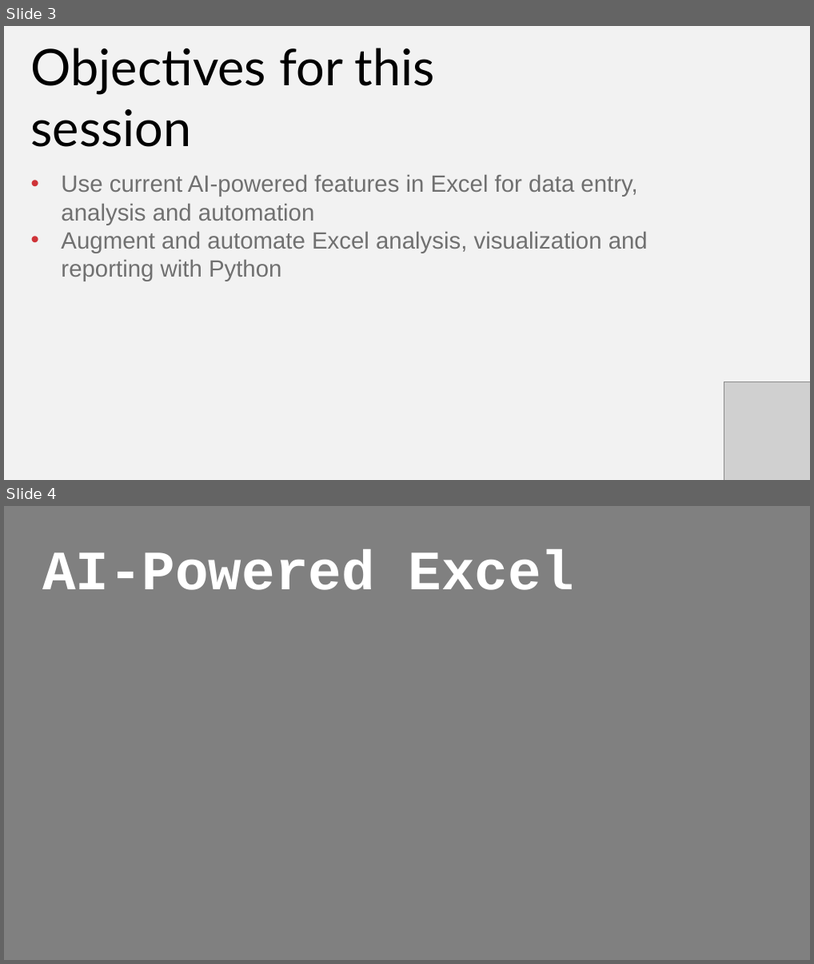
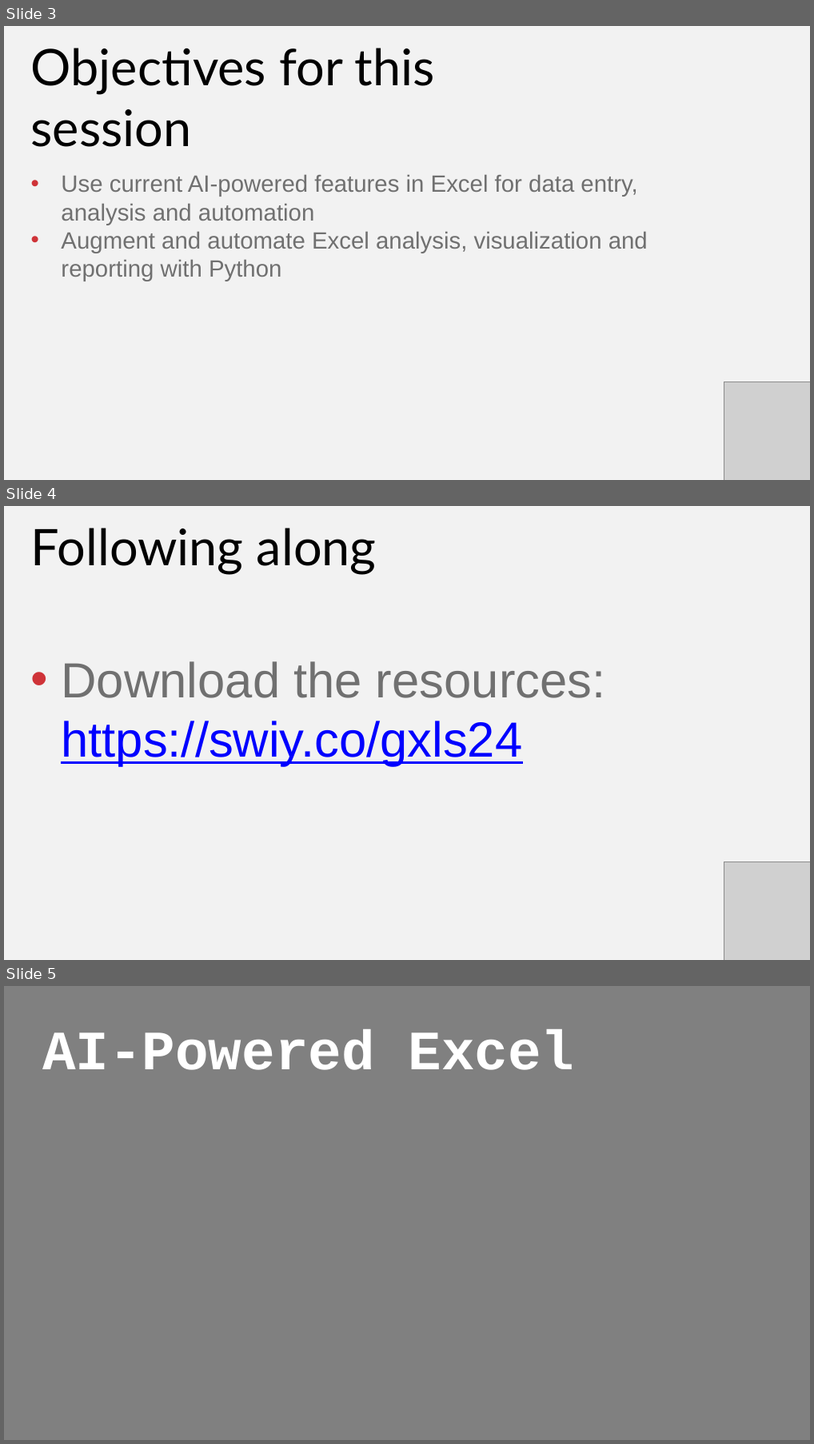
Before and after one commit to stringfestdata/xlgs-2024-analytics-2_0, a slide deck: xlgs-analytics-2_0-slides.pptx. Shown one above the other, each under a label of ours: slides 3 and 4 before the commit, slides 3, 4 and 5 after it. The pictures are 814x964 and 814x1444 pixels, drawn with LibreOffice and Linux fonts; fonts in the diff are those of the drawing; grey boxes stand for pictures. Boxes give left, top, right and bottom in pixels: in the first picture for what was removed or moved away, otherwise in the second. Text is boxed around its words. In the diff, an @@ line names an element or a change of style, - is before the commit and + after.

```diff
--- a/xlgs-analytics-2_0-slides.pptx
+++ b/xlgs-analytics-2_0-slides.pptx
@@ slide 4 added at bbox=[4, 506, 810, 960], background #F2F2F2 @@
@@ text added at bbox=[31, 528, 377, 575], 90 pt, text #000000 @@
+Following along
@@ text added at bbox=[61, 661, 606, 766], 88 pt, text #0000FF, underline @@
+• Download the resources: https://swiy.co/gxls24
@@ picture added at bbox=[725, 861, 810, 960] @@
@@ what was slide 4 is now slide 5 @@
```
